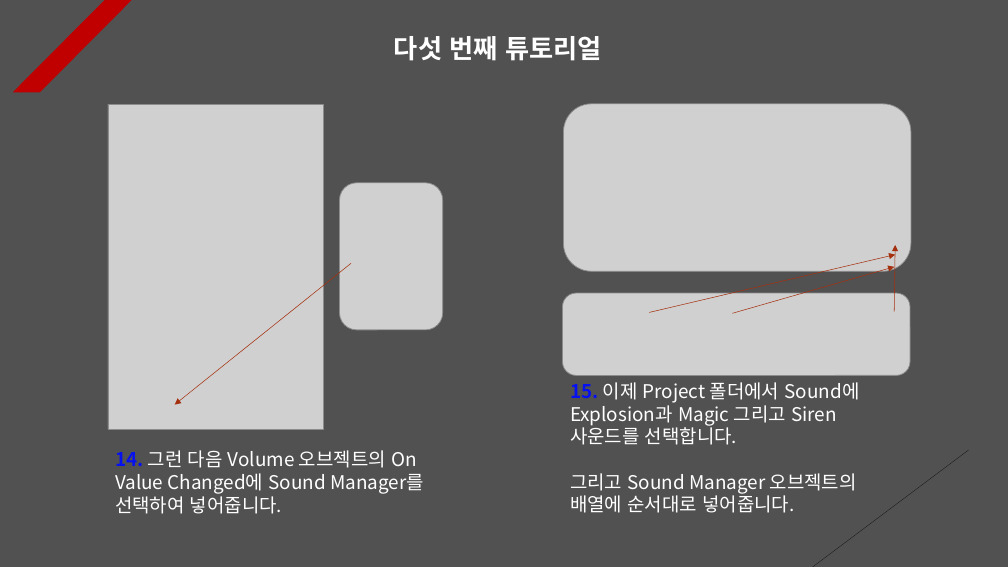
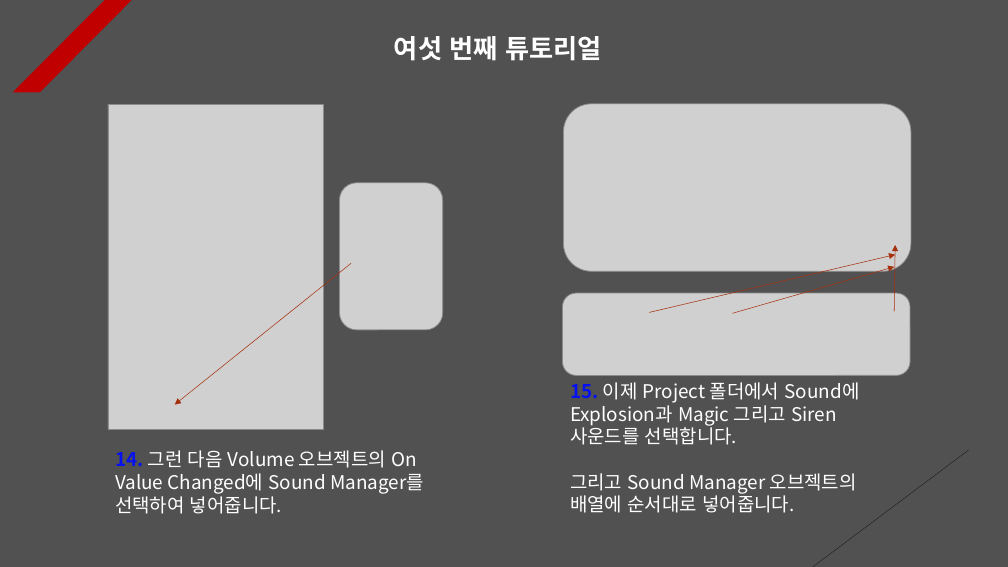
Before and after one commit to Unity2033/3D-UnityEngine, a slide deck: slide 7 of Assets/Class/Sound/PPT Data/Sound Example.pptx (slide 6 before the commit). Drawn at 1008x567 pixels with LibreOffice and Linux fonts; fonts in the diff are those of the drawing; grey boxes stand for pictures. Boxes give left, top, right and bottom in pixels: in the first picture for what was removed or moved away, otherwise in the second. Text is boxed around its words. In the diff, an @@ line names an element or a change of style, - is before the commit and + after.

```diff
--- a/Assets/Class/Sound/PPT Data/Sound Example.pptx
+++ b/Assets/Class/Sound/PPT Data/Sound Example.pptx
@@ text at (394,36,601,61): text changed @@
-다섯 번째 튜토리얼
+여섯 번째 튜토리얼
```
Also in this commit, not shown: 9 other slides changed, 1 slide added, 13 other files.
